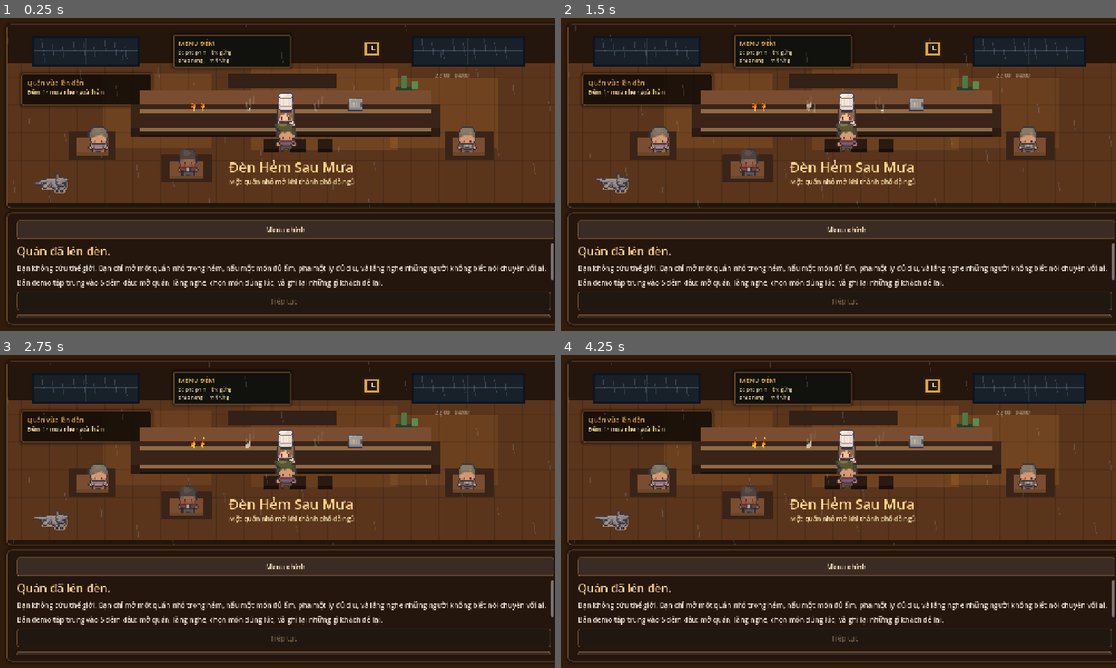
Above: before the commit, frames 1-4 (two rows, left to right).
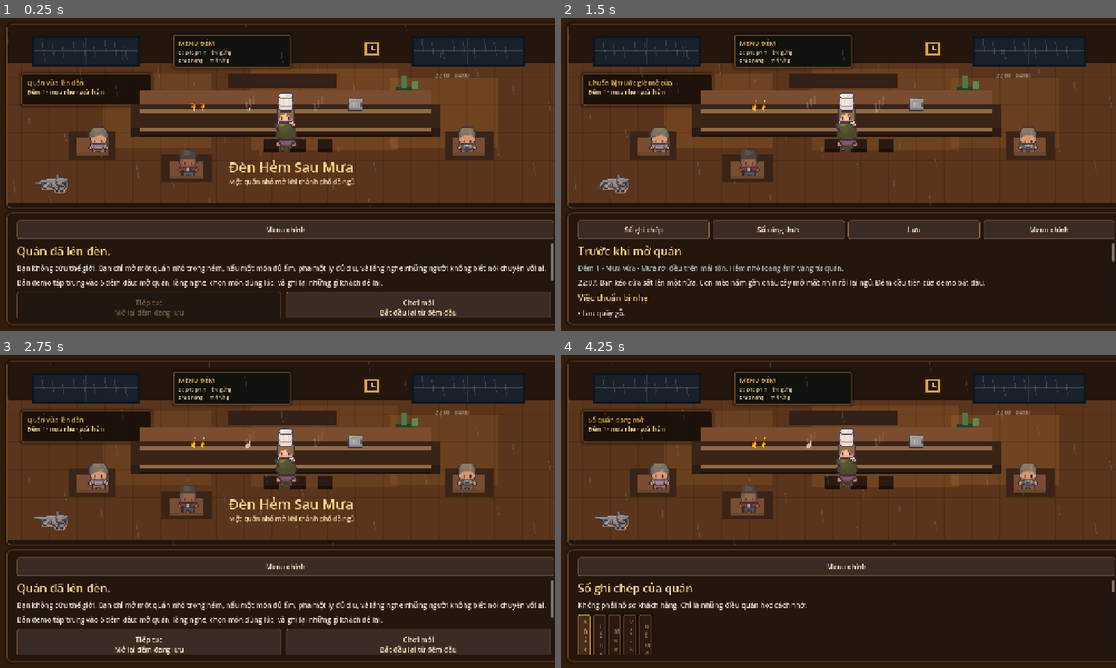
Above: after the commit, the same moments.

Repository: xanhxanh3011-wq/Valley_After_Rain
Game: Godot game, scene res://scenes/main/NightCafeGame.tscn
Same seed, same stepped clock (60 frames per second), same inputs: the game is played once before the commit and once after it.
Inputs (mouse positions are in pixels of both pictures, inside the frame that each line leads up to):
- Up to frame 1 (0.25 s): no input
- Up to frame 2 (1.5 s): click "Menu chính" at 0.5 s; click "Chơi mới" (after the commit: "Chơi mới Bắt đầu lại từ đêm đ…") at 1.25 s
- Up to frame 3 (2.75 s): click "Menu chính" at 2 s
- Up to frame 4 (4.25 s): click (710, 642) at 2.75 s, where only the run after the commit has a clickable "Tiếp tục Mở lại đêm đang lưu"; click (644, 567) at 3.5 s, where only the run after the commit has a clickable "Sổ ghi chép"

The runs differ from the first frame. In frame 1, 3.8% of the frame differs, in the area x 3-100%, y 33-96%; in frame 2, 4.6%; in frame 3, 6.8%, in the area x 3-100%, y 23-96%; in frame 4, 4.5%.

Commit message:
fix: polish cafe UI and character flow

Diff:
--- a/scripts/game/night_cafe_game.gd
+++ b/scripts/game/night_cafe_game.gd
@@ -210,18 +210,35 @@
 	_add_heading("Quán đã lên đèn.")
 	_add_paragraph(data.get("game", {}).get("vision", ""))
 	_add_paragraph("Bản demo tập trung vào 5 đêm đầu: mở quán, lắng nghe, chọn món đúng lúc, và ghi lại những gì khách để lại.")
-	var continue_button := _button("Tiếp tục", _load_game)
-	continue_button.disabled = not FileAccess.file_exists(SAVE_PATH)
-	content.add_child(continue_button)
-	content.add_child(_button("Chơi mới", _new_game))
-	content.add_child(_button("Cài đặt", _show_settings))
-	content.add_child(_button("Credits / License notes", _show_credits))
-	content.add_child(_button("Thoát", func(): get_tree().quit()))
+	_add_main_menu_actions()
 
 func _new_game() -> void:
 	_reset_state()
 	_save_game()
 	_show_prep()
+
+func _add_main_menu_actions() -> void:
+	var grid := GridContainer.new()
+	grid.columns = 2
+	grid.add_theme_constant_override("h_separation", 12)
+	grid.add_theme_constant_override("v_separation", 12)
+	grid.size_flags_horizontal = Control.SIZE_EXPAND_FILL
+	content.add_child(grid)
+
+	var continue_button := _menu_action_button("Tiếp tục", "Mở lại đêm đang lưu", _load_game)
+	continue_button.disabled = not FileAccess.file_exists(SAVE_PATH)
+	grid.add_child(continue_button)
+	grid.add_child(_menu_action_button("Chơi mới", "Bắt đầu lại từ đêm đầu", _new_game))
+	grid.add_child(_menu_action_button("Cài đặt", "Âm lượng, ambience, cấu hình sprite", _show_settings))
+	grid.add_child(_menu_action_button("Credits", "Nguồn asset và ghi chú license", _show_credits))
+	grid.add_child(_menu_action_button("Thoát", "Đóng bản demo", func(): get_tree().quit()))
+
+func _menu_action_button(title: String, subtitle: String, callable: Callable) -> Button:
+	var button := _button("%s\n%s" % [title, subtitle], callable)
+	button.custom_minimum_size = Vector2(0, 72)
+	button.add_theme_font_size_override("font_size", 16)
+	button.add_theme_color_override("font_color", Color("#ffe8c2"))
+	return button
 
 func _show_settings() -> void:
 	_clear()
@@ -275,7 +292,7 @@
 	margin.add_child(box)
 
 	box.add_child(_stage_label("Cấu hình slice sprite asset", Color("#ffd58a"), 20))
-	box.add_child(_stage_label("Áp dụng cho mọi PNG trong assets. Code nào dùng đúng texture path này sẽ tự đọc preset đã lưu.", Color("#e8ddd0"), 14))
+	box.add_child(_stage_label("Chỉ áp dụng cho PNG thuộc pack /16x16/. Code nào dùng đúng texture path này sẽ tự đọc preset đã lưu.", Color("#e8ddd0"), 14))
 
 	var picker := OptionButton.new()
 	picker.size_flags_horizontal = Control.SIZE_EXPAND_FILL
@@ -335,7 +352,7 @@
 
 	actions.add_child(_button("Lưu preset slice", func():
 		var path := texture_path_edit.text.strip_edges()
-		if path == "":
+		if path == "" or not path.contains("/16x16/"):
 			return
 		selected_slice_texture = path
 		sprite_slice_presets[path] = {
@@ -385,7 +402,7 @@
 		var path := "%s/%s" % [dir_path, name]
 		if dir.current_is_dir():
 			_collect_png_asset_paths_recursive(path, results)
-		elif name.get_extension().to_lower() == "png":
+		elif name.get_extension().to_lower() == "png" and path.contains("/16x16/"):
 			results.append(path)
 	dir.list_dir_end()
 
@@ -518,7 +535,7 @@
 	_clear()
 	_setup_top_bar(true)
 	var customer := _customer(current_visit["customer_id"])
-	_render_cafe_scene("dialogue", str(current_visit["customer_id"]))
+	_render_cafe_scene("dialogue", str(current_visit["customer_id"]), "", "", true)
 	_add_heading("%s bước vào" % customer["name"])
 	_add_meta("%s · %s" % [customer["short_description"], current_visit["mood"]])
 	_add_paragraph(current_visit["arrival"])
@@ -762,7 +779,7 @@
 func _add_trust(customer_id: String, amount: int) -> void:
 	state["trust"][customer_id] = int(state["trust"].get(customer_id, 0)) + amount
 
-func _render_cafe_scene(mode := "idle", customer_id := "", recipe_id := "", result := "") -> void:
+func _render_cafe_scene(mode := "idle", customer_id := "", recipe_id := "", result := "", animate_entry := false) -> void:
 	if scene_layer == null:
 		return
 	for child in scene_layer.get_children():
@@ -802,10 +819,12 @@
 		_add_customer_in_scene("bao_ve", Vector2(1026, 246), false)
 	if active_customer != "sinh_vien":
 		_add_customer_in_scene("sinh_vien", Vector2(384, 300), false)
-	if active_customer != "":
+	if active_customer != "" and animate_entry:
 		_add_customer_walk_in_scene(active_customer, Vector2(610, 238))
+	elif active_customer != "":
+		_add_customer_at_counter(active_customer, true)
 	elif mode in ["menu", "prep", "closing", "notebook", "recipes", "ending"]:
-		_add_customer_in_scene("tai_xe", Vector2(610, 238), false)
+		_add_customer_at_counter("tai_xe", false)
 
 	_add_counter_front_overlay()
 	_add_table_front_overlays()
@@ -922,6 +941,15 @@
 	customer.play_seated()
 	customer.z_index = int(customer.position.y)
 
+func _add_customer_at_counter(customer_id: String, active := false) -> void:
+	var seat_foot := _counter_customer_seat_foot()
+	if active:
+		_add_warm_light(seat_foot - Vector2(18, 30), Vector2(104, 104), 0.16)
+		_add_scene_label("...", seat_foot + Vector2(26, -48), Vector2(48, 20), Color("#f1d8a0"), 15)
+	var customer := _add_character_sprite(customer_id, seat_foot, "idle_up", Color("#ffffff") if active else Color("#d5c2a6"))
+	customer.play_idle("up")
+	customer.z_index = int(customer.position.y)
+
 func _add_customer_walk_in_scene(customer_id: String, seat_pos: Vector2) -> void:
 	_add_warm_light(seat_pos - Vector2(18, 18), Vector2(104, 104), 0.16)
 	_add_scene_label("...", seat_pos + Vector2(26, -18), Vector2(48, 20), Color("#f1d8a0"), 15)
@@ -937,7 +965,7 @@
 	walking_seat_foot = seat_foot
 
 func _update_customer_walk(delta: float) -> void:
-	if walking_customer == null or walking_path.is_empty() or walking_customer_state == "seated_idle":
+	if walking_customer == null or walking_path.is_empty() or walking_customer_state == "counter_idle":
 		return
 	if walking_target_index >= walking_path.size():
 		_seat_walking_customer()
@@ -960,11 +988,11 @@
 func _seat_walking_customer() -> void:
 	if walking_customer == null:
 		return
-	walking_customer_state = "seated_idle"
+	walking_customer_state = "counter_idle"
 	walking_customer.velocity = Vector2.ZERO
 	walking_customer.flip_h = false
 	walking_customer.position = walking_seat_foot.floor()
-	walking_customer.play_seated()
+	walking_customer.play_idle("up")
 	walking_customer.z_index = int(walking_customer.position.y)
 
 func _counter_customer_seat_foot() -> Vector2:
@@ -1277,6 +1305,7 @@
 	label.add_theme_font_size_override("font_size", font_size)
 	label.add_theme_color_override("font_color", color)
 	label.autowrap_mode = TextServer.AUTOWRAP_WORD_SMART
+	label.size_flags_horizontal = Control.SIZE_EXPAND_FILL
 	return label
 
 func _customer_sprite_path(customer_id: String) -> String:
@@ -1315,7 +1344,7 @@
 	var warmth := int(recipe.get("warmth_level", 0))
 	var caffeine := int(recipe.get("caffeine_level", 0))
 	var comfort := int(recipe.get("comfort_level", 0))
-	return "%s ấm %s | tỉnh %s | dịu %s" % [recipe.get("name", "Món"), warmth, caffeine, comfort]
+	return "%s\nẤm %s · Tỉnh %s · Dịu %s" % [recipe.get("name", "Món"), warmth, caffeine, comfort]
 
 func _add_recipe_menu_book(recipes: Array, selecting_menu: bool) -> void:
 	var book := PanelContainer.new()
@@ -1335,7 +1364,7 @@
 	spread.size_flags_horizontal = Control.SIZE_EXPAND_FILL
 	margin.add_child(spread)
 
-	var left_page := _menu_page_panel(Vector2(560, 330))
+	var left_page := _menu_page_panel(Vector2(650, 360))
 	spread.add_child(left_page)
 	var left_box := _menu_page_box(left_page)
 	left_box.add_child(_stage_label("Quyển menu đêm", Color("#3a2418"), 20))
@@ -1362,7 +1391,7 @@
 			button.pressed.connect(func(): _show_cooking_panel(recipe_id))
 		list.add_child(button)
 
-	var right_page := _menu_page_panel(Vector2(360, 330))
+	var right_page := _menu_page_panel(Vector2(420, 360))
 	spread.add_child(right_page)
 	var right_box := _menu_page_box(right_page)
 	if selecting_menu:
@@ -1406,12 +1435,17 @@
 
 func _recipe_menu_button(recipe: Dictionary, selecting_menu: bool) -> Button:
 	var button := Button.new()
-	button.custom_minimum_size = Vector2(0, 58)
+	button.custom_minimum_size = Vector2(0, 76)
 	button.size_flags_horizontal = Control.SIZE_EXPAND_FILL
 	button.text = _recipe_button_text(recipe)
 	button.icon = _atlas_texture(_recipe_sprite_path(recipe), Rect2(0, 0, 16, 16))
+	button.icon_alignment = HORIZONTAL_ALIGNMENT_LEFT
+	button.vertical_icon_alignment = VERTICAL_ALIGNMENT_CENTER
+	button.alignment = HORIZONTAL_ALIGNMENT_LEFT
+	button.text_overrun_behavior = TextServer.OVERRUN_TRIM_ELLIPSIS
 	button.tooltip_text = "%s\nTags: %s / %s" % [recipe["description"], ", ".join(recipe.get("flavor_tags", [])), ", ".join(recipe.get("emotion_tags", []))]
 	button.add_theme_color_override("font_color", Color("#3a2418"))
+	button.add_theme_font_size_override("font_size", 15)
 	button.add_theme_stylebox_override("normal", _button_style(Color("#f1d8a0") if selecting_menu else Color("#ead7ad")))
 	button.add_theme_stylebox_override("hover", _button_style(Color("#ffd58a")))
 	button.add_theme_stylebox_override("pressed", _button_style(Color("#d7a64b")))
@@ -1549,6 +1583,7 @@
 	label.add_theme_font_size_override("font_size", 26)
 	label.add_theme_color_override("font_color", Color("#ffd58a"))
 	label.autowrap_mode = TextServer.AUTOWRAP_WORD_SMART
+	label.size_flags_horizontal = Control.SIZE_EXPAND_FILL
 	content.add_child(label)
 
 func _add_subheading(text: String) -> void:
@@ -1557,6 +1592,7 @@
 	label.add_theme_font_size_override("font_size", 19)
 	label.add_theme_color_override("font_color", Color("#f4c27a"))
 	label.autowrap_mode = TextServer.AUTOWRAP_WORD_SMART
+	label.size_flags_horizontal = Control.SIZE_EXPAND_FILL
 	content.add_child(label)
 
 func _add_meta(text: String) -> void:
@@ -1564,6 +1600,7 @@
 	label.text = text
 	label.add_theme_color_override("font_color", Color("#9fb8b4"))
 	label.autowrap_mode = TextServer.AUTOWRAP_WORD_SMART
+	label.size_flags_horizontal = Control.SIZE_EXPAND_FILL
 	content.add_child(label)
 
 func _add_paragraph(text: String) -> void:
@@ -1572,6 +1609,7 @@
 	label.add_theme_font_size_override("font_size", 16)
 	label.add_theme_color_override("font_color", Color("#e8ddd0"))
 	label.autowrap_mode = TextServer.AUTOWRAP_WORD_SMART
+	label.size_flags_horizontal = Control.SIZE_EXPAND_FILL
 	content.add_child(label)
 
 func _add_dialogue(text: String) -> void:
@@ -1580,6 +1618,7 @@
 	label.add_theme_font_size_override("font_size", 17)
 	label.add_theme_color_override("font_color", Color("#fff1d6"))
 	label.autowrap_mode = TextServer.AUTOWRAP_WORD_SMART
+	label.size_flags_horizontal = Control.SIZE_EXPAND_FILL
 	content.add_child(label)
 
 func _add_note(text: String) -> void:
@@ -1587,6 +1626,7 @@
 	label.text = text
 	label.add_theme_color_override("font_color", Color("#b8d7c5"))
 	label.autowrap_mode = TextServer.AUTOWRAP_WORD_SMART
+	label.size_flags_horizontal = Control.SIZE_EXPAND_FILL
 	content.add_child(label)
 
 func _add_bullet(text: String) -> void:
--- a/scripts/visual/character_sprite_controller.gd
+++ b/scripts/visual/character_sprite_controller.gd
@@ -20,6 +20,17 @@
 var last_direction := "down"
 var state := "idle"
 var velocity := Vector2.ZERO
+var idle_time := 0.0
+var base_offset := Vector2.ZERO
+
+func _process(delta: float) -> void:
+	if state == "idle" or state == "seated_idle":
+		idle_time += delta
+		var bob := -1.0 if int(idle_time * 2.0) % 2 == 1 else 0.0
+		offset = base_offset + Vector2(0, bob)
+	else:
+		idle_time = 0.0
+		offset = base_offset
 
 func configure(id: String, config: Dictionary, requested_animation := "") -> void:
 	character_id = id
@@ -184,11 +195,12 @@
 
 func _apply_offset_for_animation(animation_name: String) -> void:
 	if animation_name.begins_with("walk"):
-		offset = Vector2(0, -float(full_frame_height) * 0.5)
+		base_offset = Vector2(0, -float(full_frame_height) * 0.5)
 	elif animation_name == "seated_idle":
-		offset = Vector2(0, -float(sit_frame_height) * 0.5)
-	else:
-		offset = Vector2(0, -float(idle_frame_height) * 0.5)
+		base_offset = Vector2(0, -float(sit_frame_height) * 0.5)
+	else:
+		base_offset = Vector2(0, -float(idle_frame_height) * 0.5)
+	offset = base_offset
 
 func _validate_grid(texture: Texture2D, label: String, width: int, height: int) -> void:
 	if texture.get_width() % width != 0 or texture.get_height() % height != 0:
Not shown, added: docs/PRODUCTION_RELEASE_PLAN.md
Not shown, changed: docs/SPRITE_SLICE_SETTINGS.md
